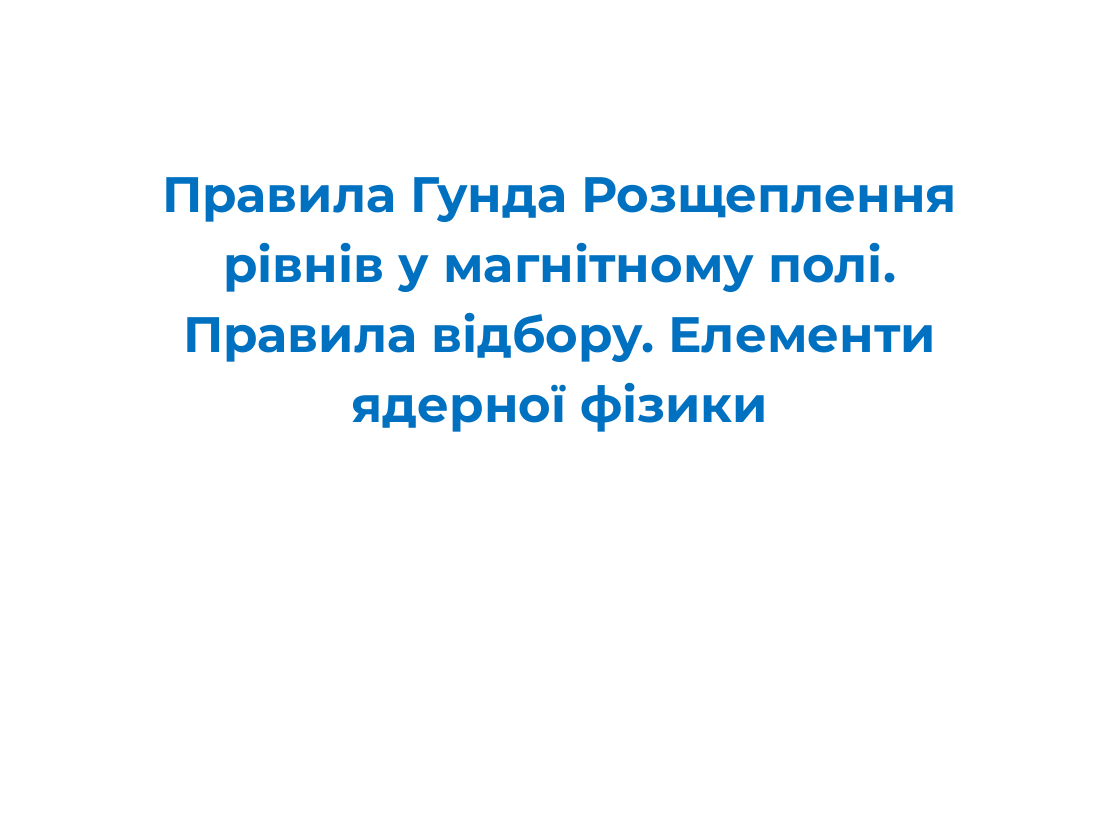
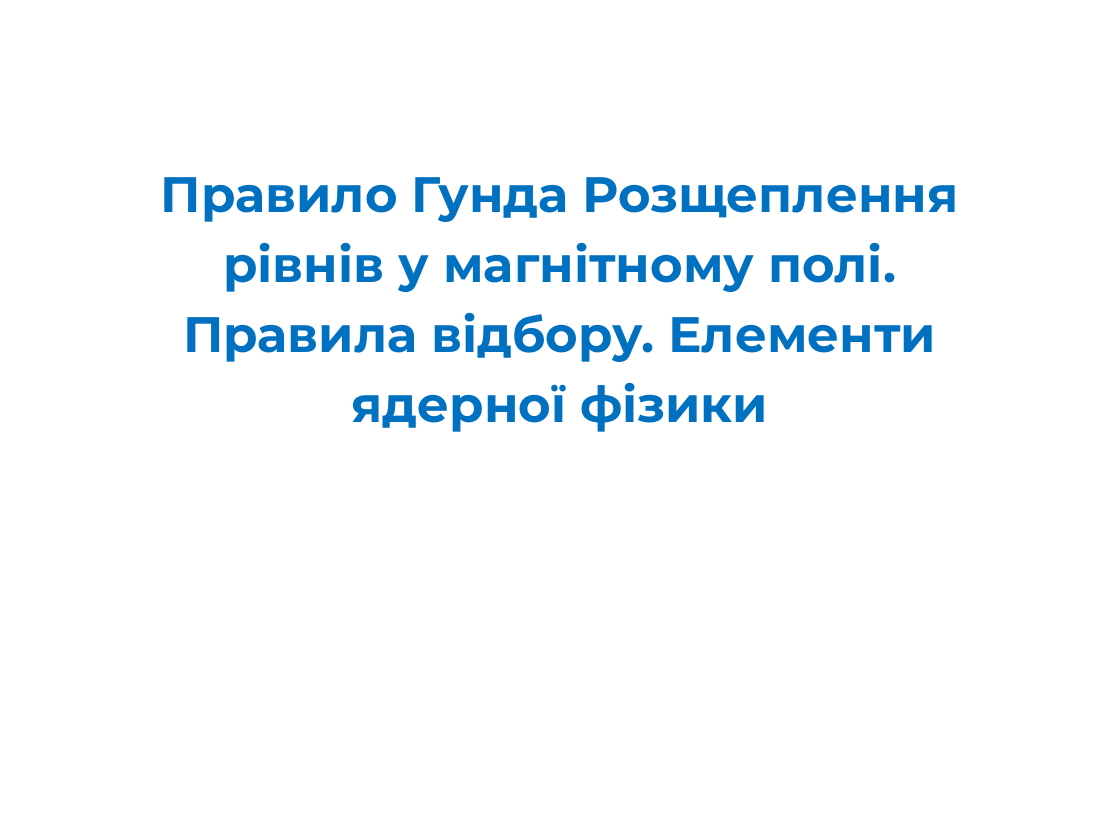
Before and after one commit to l432/NMK, a slide deck: slide 5 of Lecture/Chem/Lessons14/Less00_14s.ppt (slide 4 before the commit). Drawn at 1120x840 pixels with LibreOffice and Linux fonts; fonts in the diff are those of the drawing. Boxes give left, top, right and bottom in pixels: in the first picture for what was removed or moved away, otherwise in the second. Text is boxed around its words. In the diff, an @@ line names an element or a change of style, - is before the commit and + after.

Commit message:
06-05-2022

```diff
--- a/Lecture/Chem/Lessons14/Less00_14s.ppt
+++ b/Lecture/Chem/Lessons14/Less00_14s.ppt
@@ text at (x1=161, y1=177, x2=959, y2=432): text changed @@
-Правила Гунда Розщеплення рівнів у магнітному полі. Правила відбору. Елементи ядерної фізики
+Правило Гунда Розщеплення рівнів у магнітному полі. Правила відбору. Елементи ядерної фізики
```
Also in this commit, not shown: 1 other slide changed, 17 slides added, 8 slides removed.
